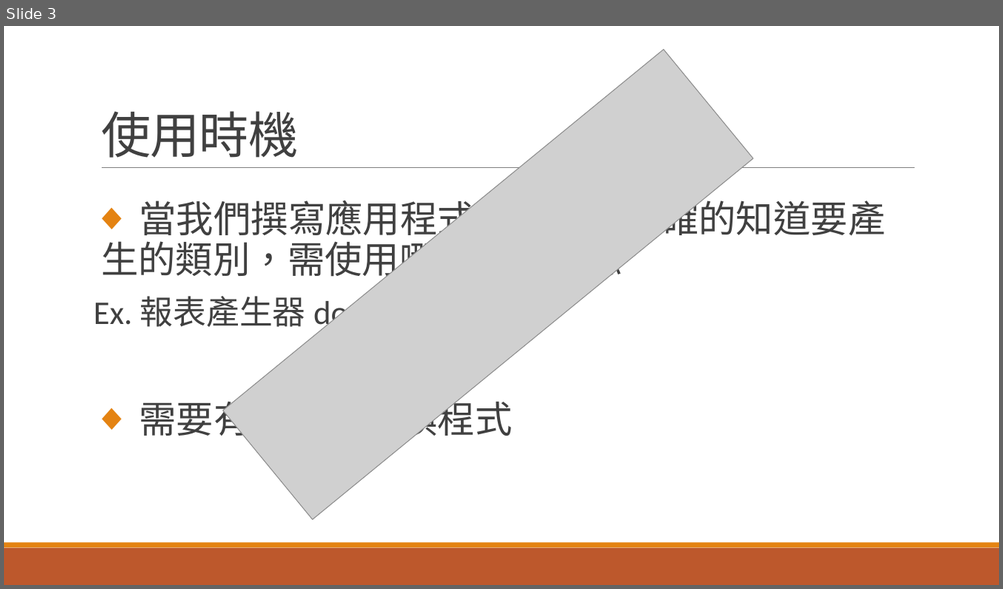
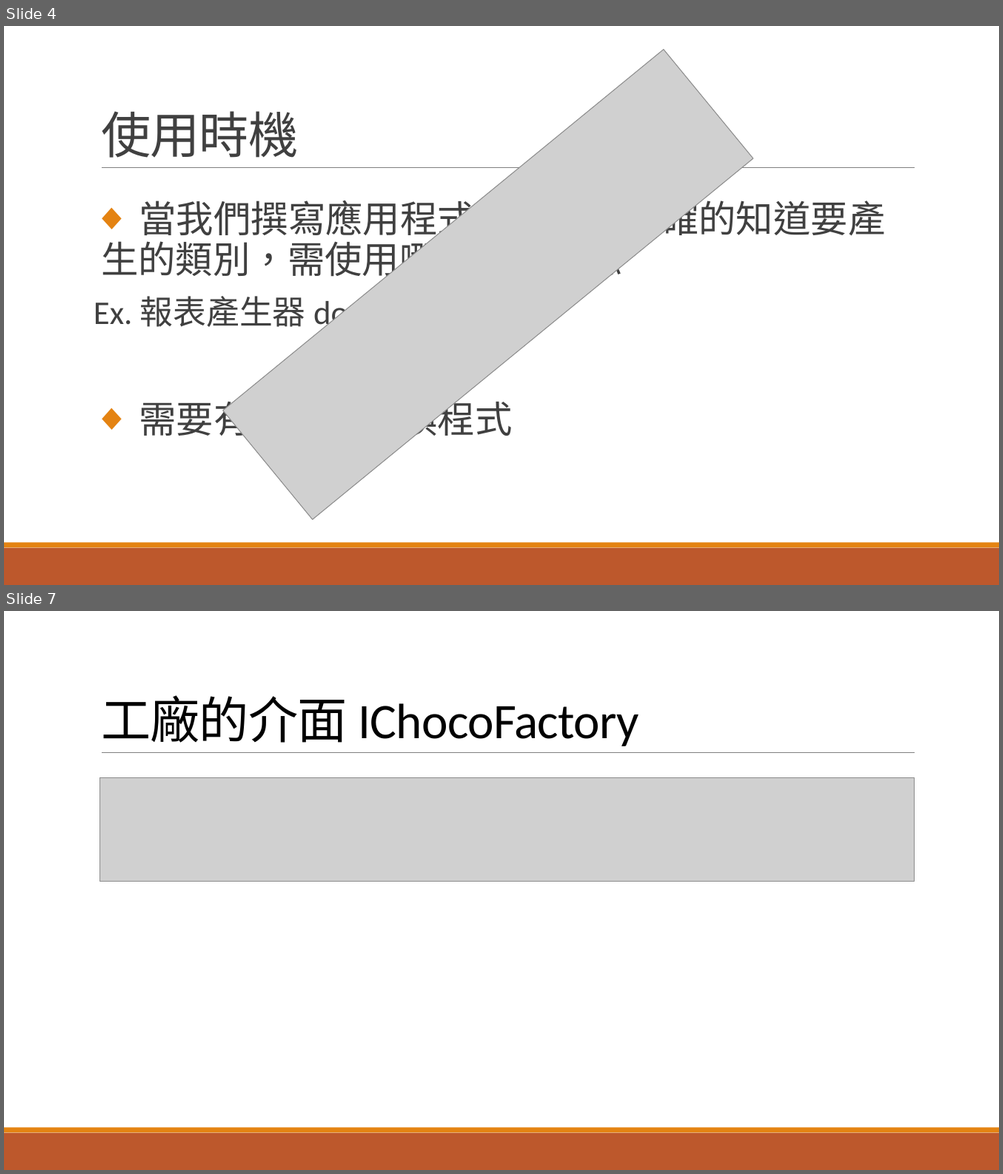
Before and after one commit to NCNU-OpenSource/1041-SE-Team2, a slide deck: factorypattern.pptx. Shown one above the other, each under a label of ours: slide 3 before the commit, slides 4 and 7 after it; the slides between them are not shown. The pictures are 1003x589 and 1003x1174 pixels, drawn with LibreOffice and Linux fonts; fonts in the diff are those of the drawing; grey boxes stand for pictures. Boxes give left, top, right and bottom in pixels: in the first picture for what was removed or moved away, otherwise in the second. Text is boxed around its words. In the diff, an @@ line names an element or a change of style, - is before the commit and + after.

```diff
--- a/factorypattern.pptx
+++ b/factorypattern.pptx
@@ slide 7 added at box(4, 611, 999, 1170), background #FFFFFF; not listed: 3 template elements that a slide beside it also shows @@
@@ title added at box(101, 695, 639, 746), 48 pt, text #000000 @@
+工廠的介面 IChocoFactory
@@ picture added at box(99, 778, 914, 882) @@
@@ what was slide 3 is now slide 4 @@
```
Also in this commit, not shown: 8 other slides added, 1 slide removed.
